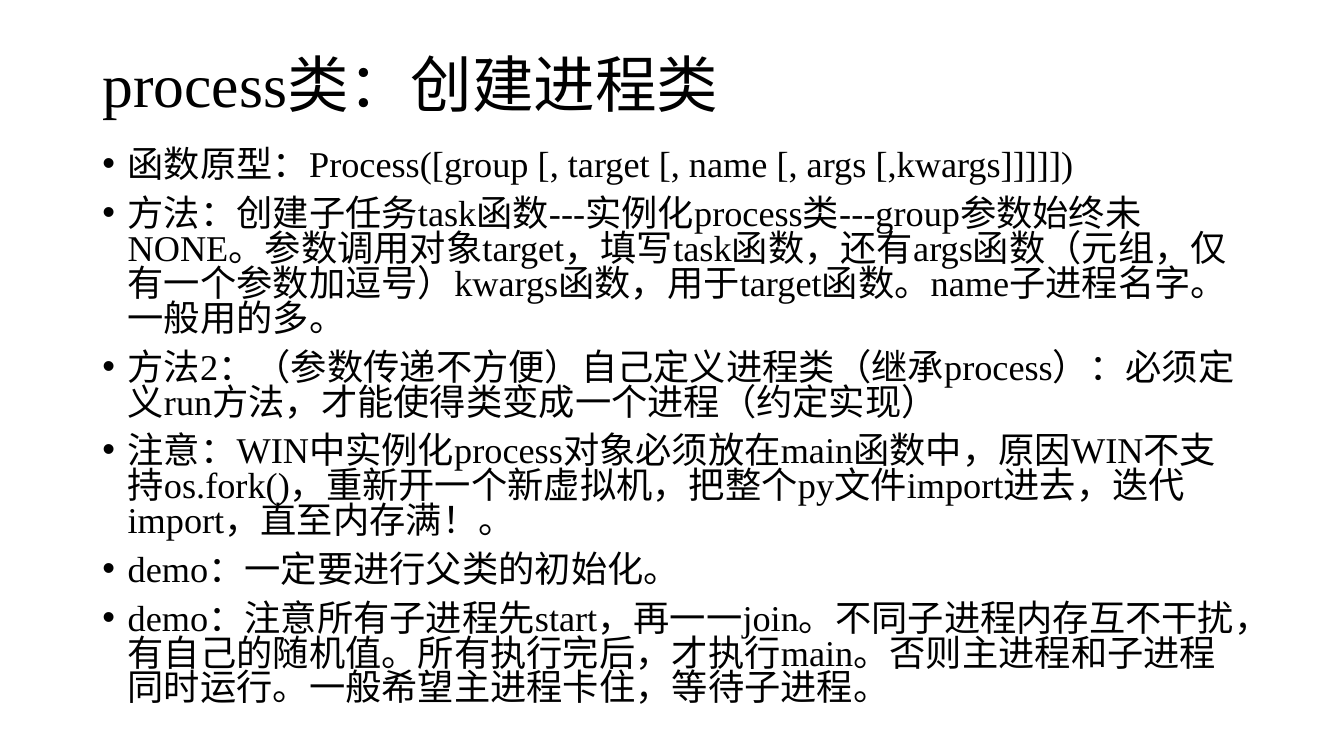
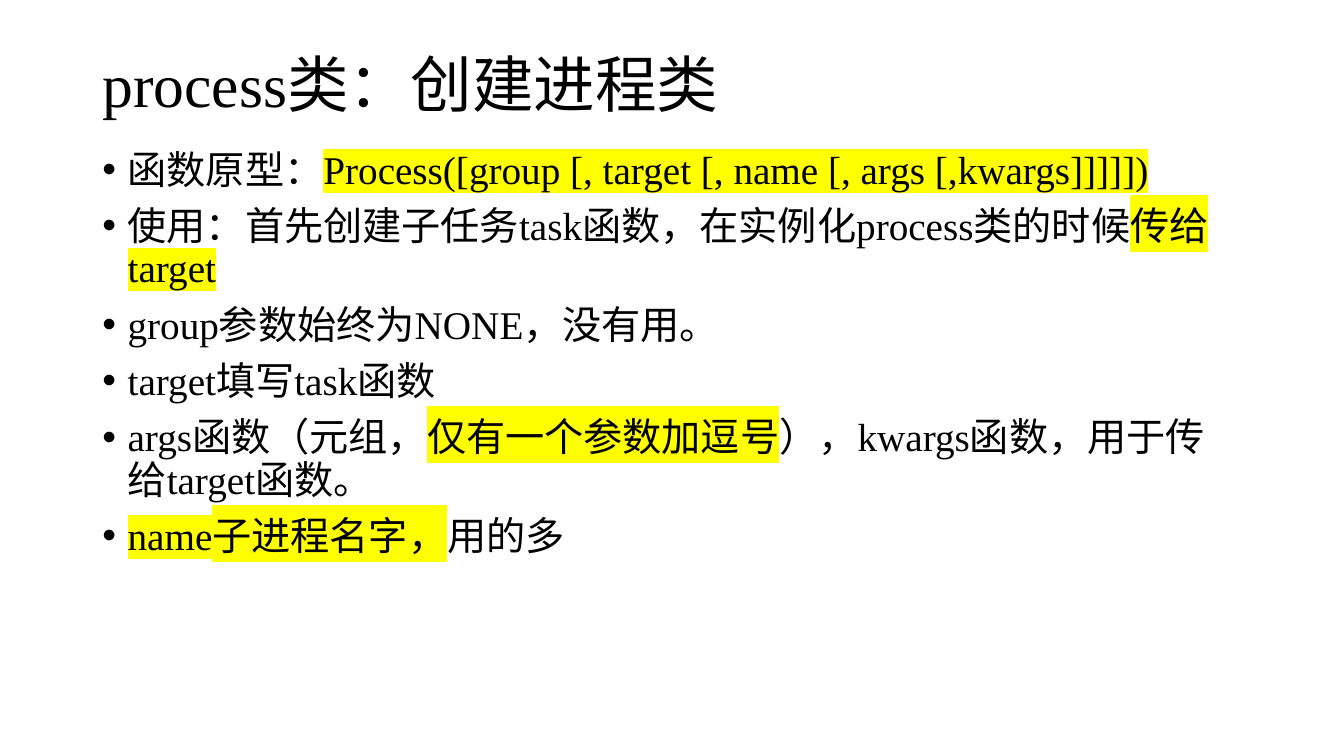
Before and after one commit to lizeyubuaa/pengbeifudao, a slide deck: slide 6 of week13/第十一周多进程.pptx (slide 4 before the commit). Drawn at 1344x756 pixels with LibreOffice and Linux fonts; fonts in the diff are those of the drawing. Boxes give left, top, right and bottom in pixels: in the first picture for what was removed or moved away, otherwise in the second. Text is boxed around its words. In the diff, an @@ line names an element or a change of style, - is before the commit and + after.

```diff
--- a/week13/第十一周多进程.pptx
+++ b/week13/第十一周多进程.pptx
@@ text at (x1=128, y1=144, x2=1148, y2=195): size 25.9 to 28 pt, highlight none to #FFFF00 in "函数原型：Process([group [, target [, name [, args ..."; line spacing 0.8 to 0.9 @@
@@ text at (x1=128, y1=200, x2=1209, y2=558): text changed; size 25.9 to 28 pt @@
-• 方法：创建子任务task函数---实例化process类---group参数始终未NONE。参数调用对象target，填写task函数，还有args函数（元组，仅有一个参数加逗号）kwargs函数，用于target函数。name子进程名字。一般用的多。
-• 方法2：（参数传递不方便）自己定义进程类（继承process）：必须定义run方法，才能使得类变成一个进程（约定实现）
-• 注意：WIN中实例化process对象必须放在main函数中，原因WIN不支持os.fork()，重新开一个新虚拟机，把整个py文件import进去，迭代import，直至内存满！。
-• demo：一定要进行父类的初始化。
-• demo：注意所有子进程先start，再一一join。不同子进程内存互不干扰，有自己的随机值。所有执行完后，才执行main。否则主进程和子进程同时运行。一般希望主进程卡住，等待子进程。
+• 使用：首先创建子任务task函数，在实例化process类的时候传给target
+• group参数始终为NONE，没有用。
+• target填写task函数
+• args函数（元组，仅有一个参数加逗号），kwargs函数，用于传给target函数。
+• name子进程名字，用的多
```
Also in this commit, not shown: 14 other slides changed, 3 slides added, 14 other files.
